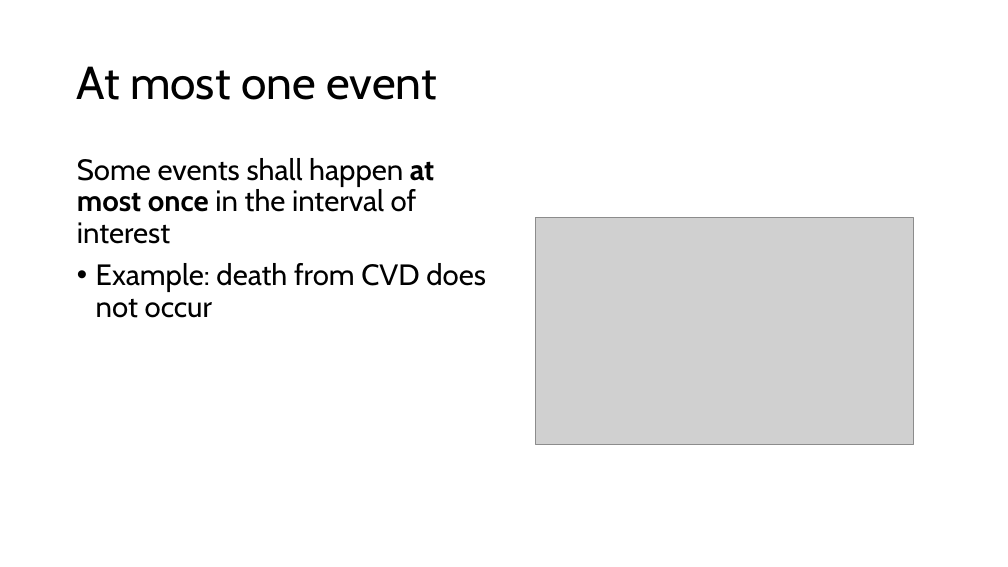
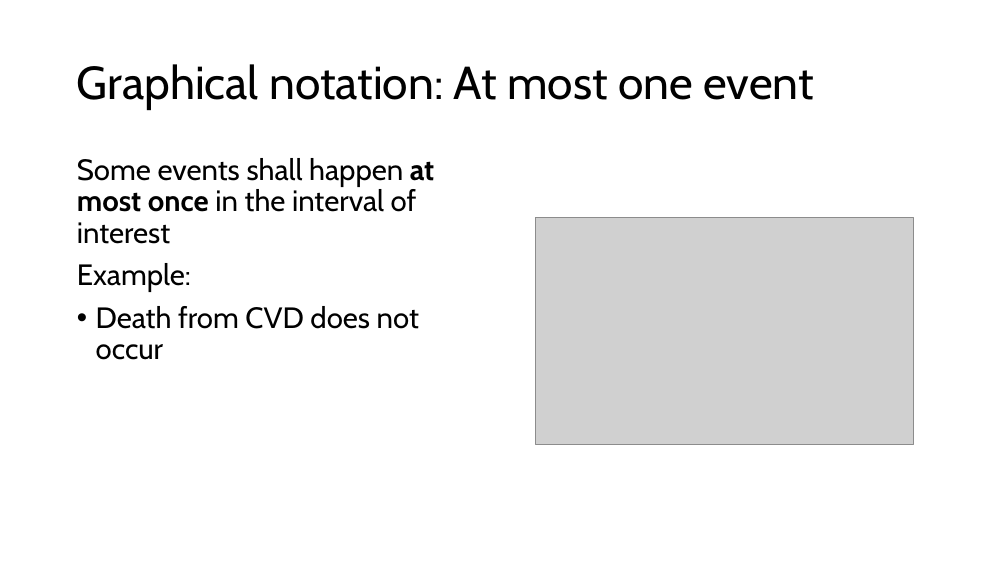
Before and after one commit to ttrikalin/des-R-course, a slide deck: slide 8 of materials/01_DES.pptx (slide 6 before the commit). Drawn at 1008x567 pixels with LibreOffice and Linux fonts; fonts in the diff are those of the drawing; grey boxes stand for pictures. Boxes give left, top, right and bottom in pixels: in the first picture for what was removed or moved away, otherwise in the second. Text is boxed around its words. In the diff, an @@ line names an element or a change of style, - is before the commit and + after.

```diff
--- a/materials/01_DES.pptx
+++ b/materials/01_DES.pptx
@@ title at [77,64,813,110]: text changed @@
-At most one event
+Graphical notation: At most one event
@@ text at [77,263,419,360]: text changed @@
-• Example: death from CVD does not occur
+Example:
+• Death from CVD does not occur
```
Also in this commit, not shown: 6 other slides changed, 11 slides added, 7 other files.
